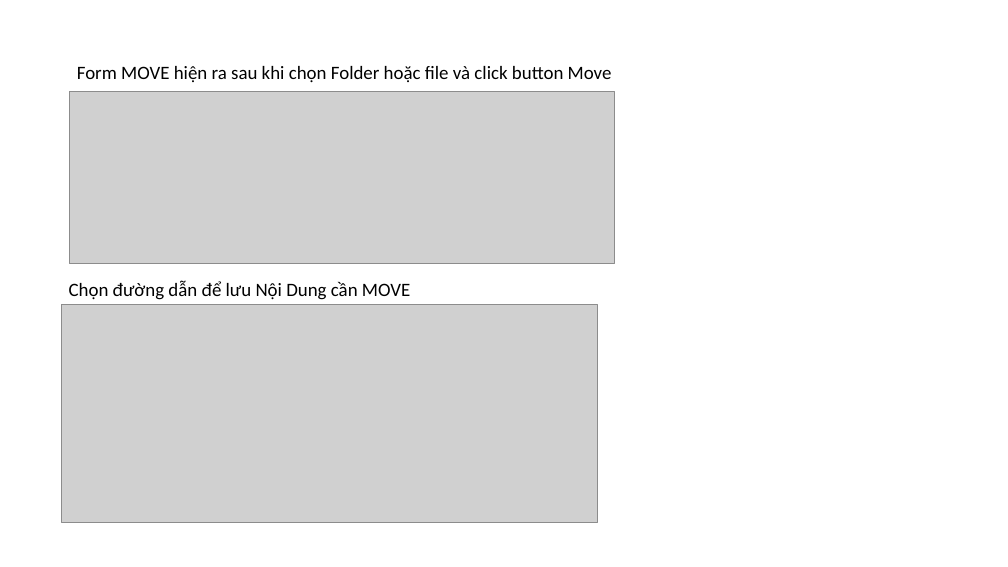
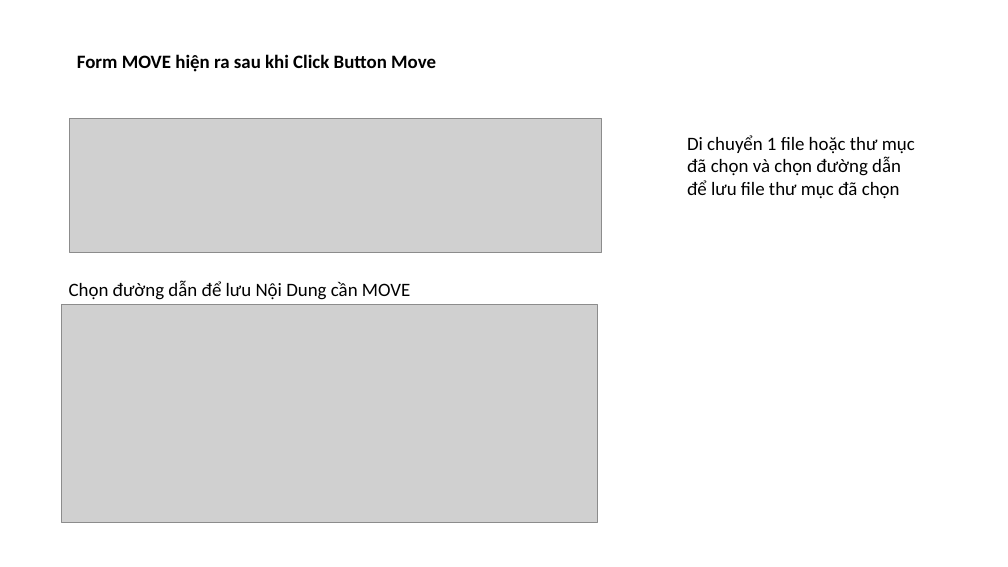
Before and after one commit to Hoaipt1998/Buit-a-file-manager-on-window, a slide deck: slide 6 of PowerPointDoAn1.pptx (slide 5 before the commit). Drawn at 1008x567 pixels with LibreOffice and Linux fonts; fonts in the diff are those of the drawing; grey boxes stand for pictures. Boxes give left, top, right and bottom in pixels: in the first picture for what was removed or moved away, otherwise in the second. Text is boxed around its words. In the diff, an @@ line names an element or a change of style, - is before the commit and + after.

```diff
--- a/PowerPointDoAn1.pptx
+++ b/PowerPointDoAn1.pptx
@@ title at [77,54,436,72]: text changed; bold on @@
-Form MOVE hiện ra sau khi chọn Folder hoặc file và click button Move
+Form MOVE hiện ra sau khi Click Button Move
@@ picture: place and size @@
-picture at [70,91,615,264]
+picture at [70,118,602,252]
@@ text added at [687,135,915,199], 18 pt, text #000000 @@
+Di chuyển 1 file hoặc thư mục đã chọn và chọn đường dẫn để lưu file thư mục đã chọn
```
Also in this commit, not shown: 10 other slides changed, 2 slides added, 1 slide removed.
